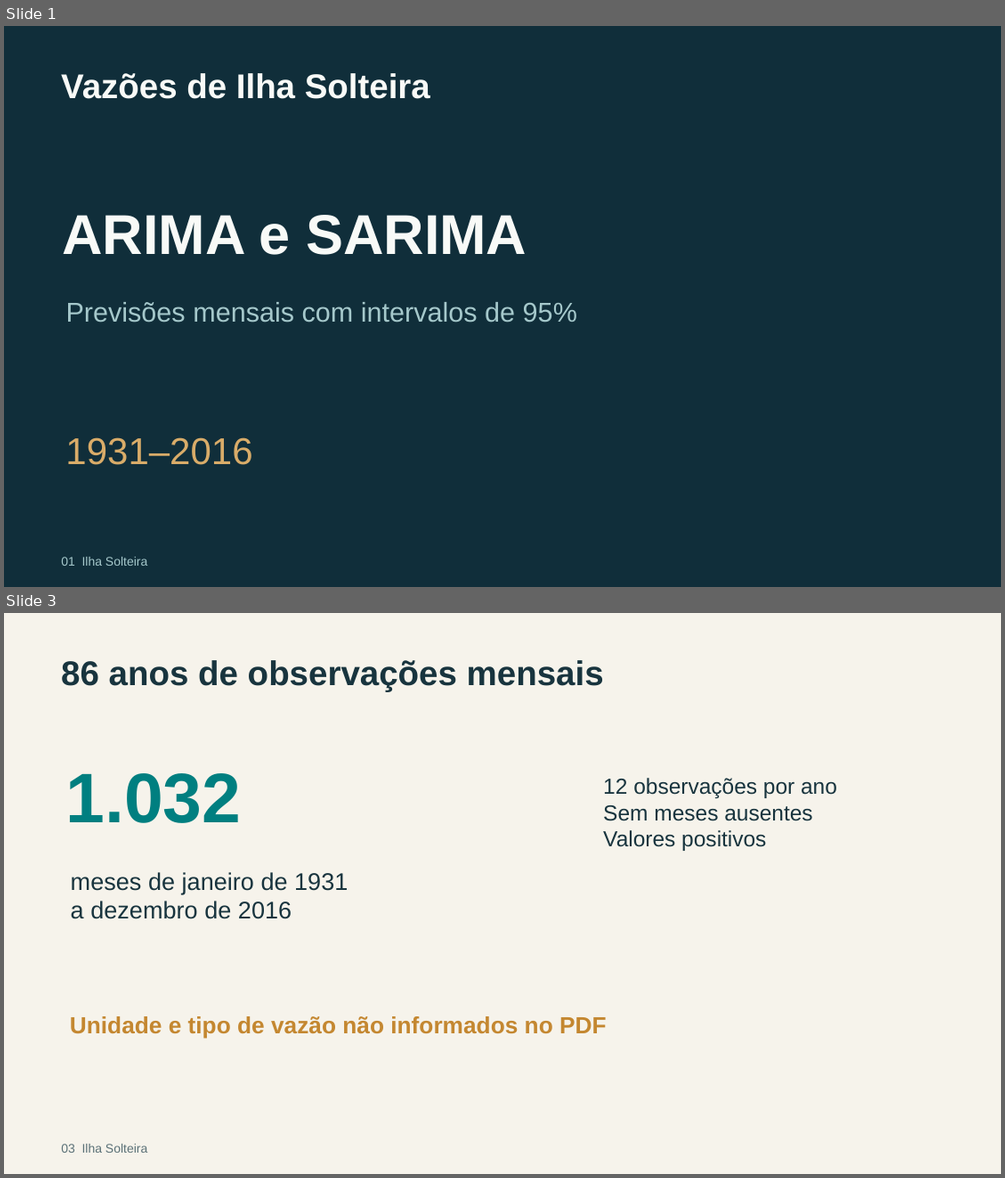
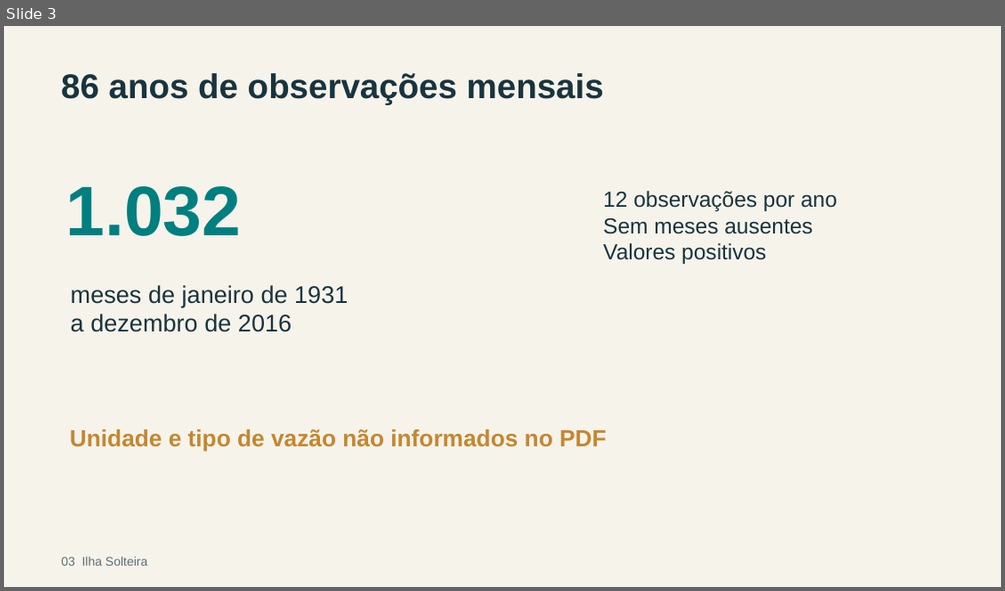
Before and after one commit to letfontenelle/modelagem-analitica, a slide deck: output/apresentacao_ilha_solteira.pptx. Shown one above the other, each under a label of ours: slides 1 and 3 before the commit, slide 3 after it; the slides between them are not shown. The pictures are 1005x1178 and 1005x591 pixels, drawn with LibreOffice and Linux fonts; fonts in the diff are those of the drawing. Boxes give left, top, right and bottom in pixels: in the first picture for what was removed or moved away, otherwise in the second. Text is boxed around its words. In the diff, an @@ line names an element or a change of style, - is before the commit and + after.

```diff
--- a/output/apresentacao_ilha_solteira.pptx
+++ b/output/apresentacao_ilha_solteira.pptx
@@ slide 1 removed at (4, 26, 1001, 587), background #102E3A @@
@@ text removed at (61, 73, 430, 99) @@
-Vazões de Ilha Solteira
@@ text removed at (62, 215, 526, 255) @@
-ARIMA e SARIMA
@@ text removed at (66, 302, 577, 322) @@
-Previsões mensais com intervalos de 95%
@@ text removed at (65, 437, 252, 465) @@
-1931–2016
@@ text removed at (61, 556, 147, 565) @@
-01 Ilha Solteira
```
Also in this commit, not shown: 14 slides changed, 2 slides added, 2 other slides removed, 9 other files.
